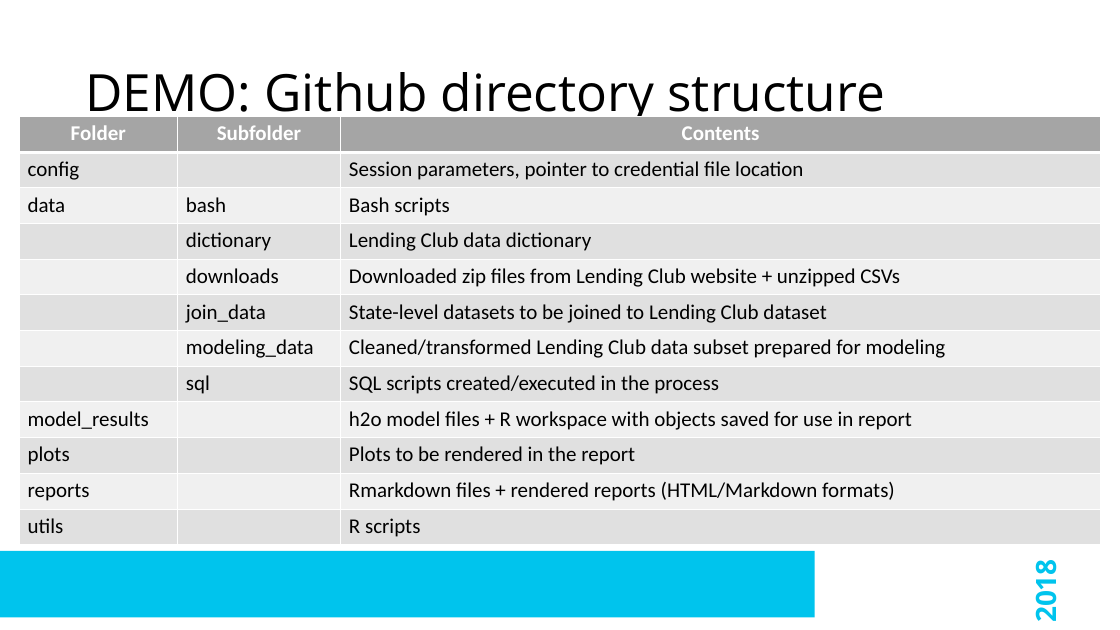
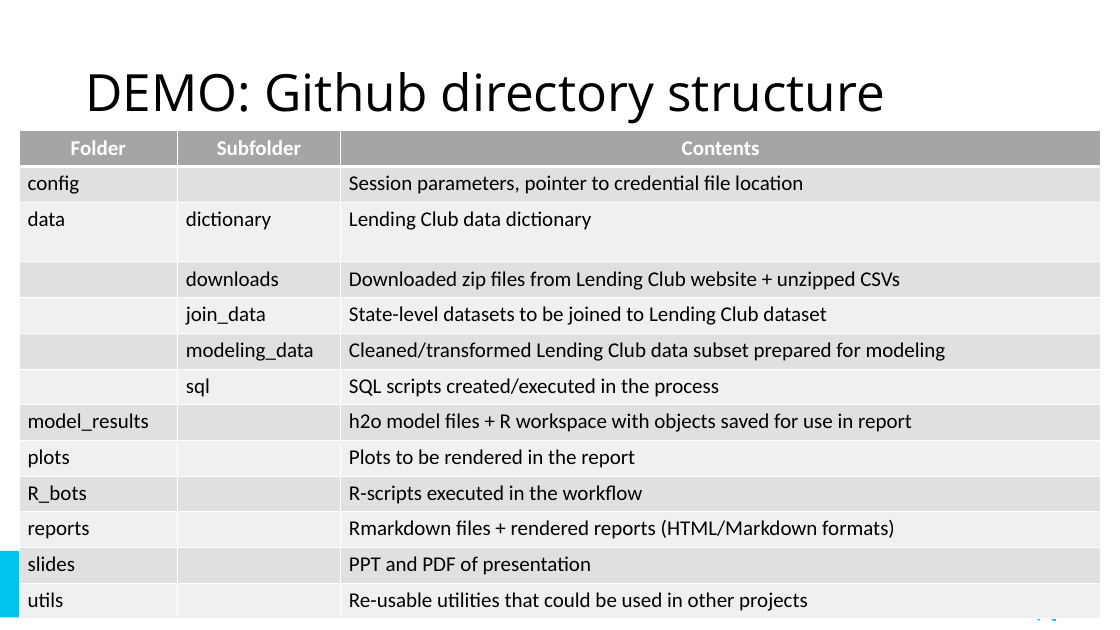
Before and after one commit to sydeaka/workflow-automation, a slide deck: slide 13 of slides/Sydeaka_Watson_EARL_2018_Workflow_Automation.pptx (slide 12 before the commit). Drawn at 1120x630 pixels with LibreOffice and Linux fonts; fonts in the diff are those of the drawing; background and template pictures are left out. Boxes give left, top, right and bottom in pixels: in the first picture for what was removed or moved away, otherwise in the second. Text is boxed around its words. In the diff, an @@ line names an element or a change of style, - is before the commit and + after.

Commit message:
Analysis of 2016 Q2 Lending Club dataset

```diff
--- a/slides/Sydeaka_Watson_EARL_2018_Workflow_Automation.pptx
+++ b/slides/Sydeaka_Watson_EARL_2018_Workflow_Automation.pptx
@@ table at <box>19,131,1101,618</box> @@
-row 3: data | bash | Bash scripts
-row 4:  | dictionary | Lending Club data dictionary
+row 3: data | dictionary | Lending Club data dictionary
+row 10: R_bots |  | R-scripts executed in the workflow
-row 12: utils |  | R scripts
+row 12: slides |  | PPT and PDF of presentation
+row 13: utils |  | Re-usable utilities that could be used in other projects
@@ table: place and size @@
-table at <box>19,117,1101,545</box>
+table at <box>19,131,1101,618</box>
```
Also in this commit, not shown: 4 other slides changed, 1 slide added, 34 other files.
